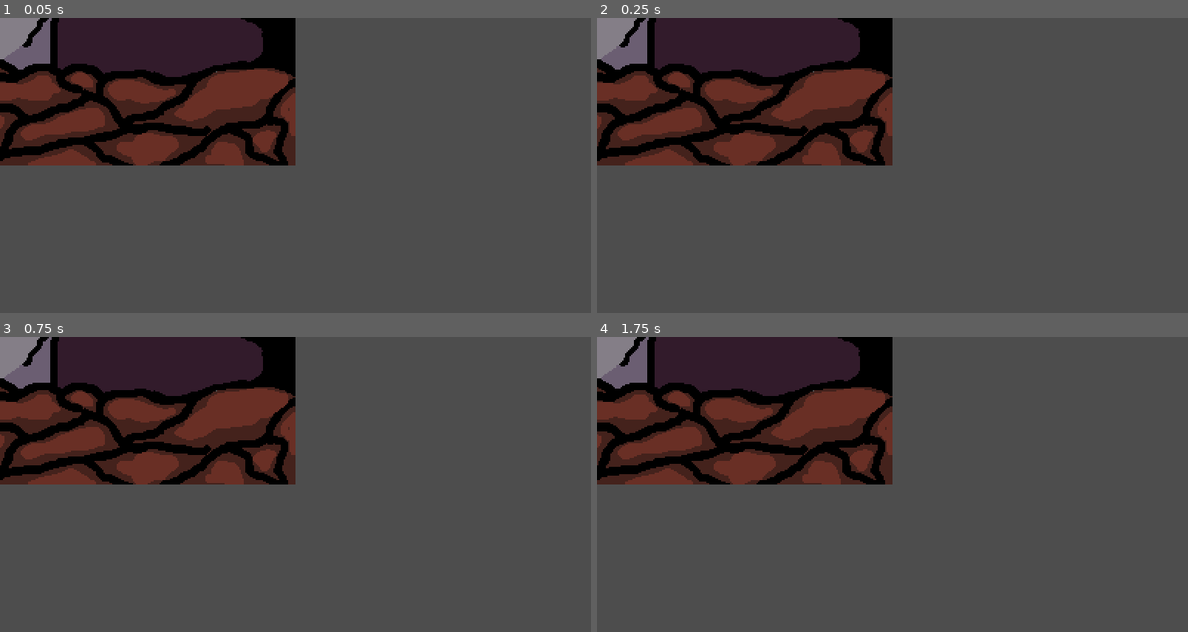
Above: before the commit, frames 1-4 (two rows, left to right).
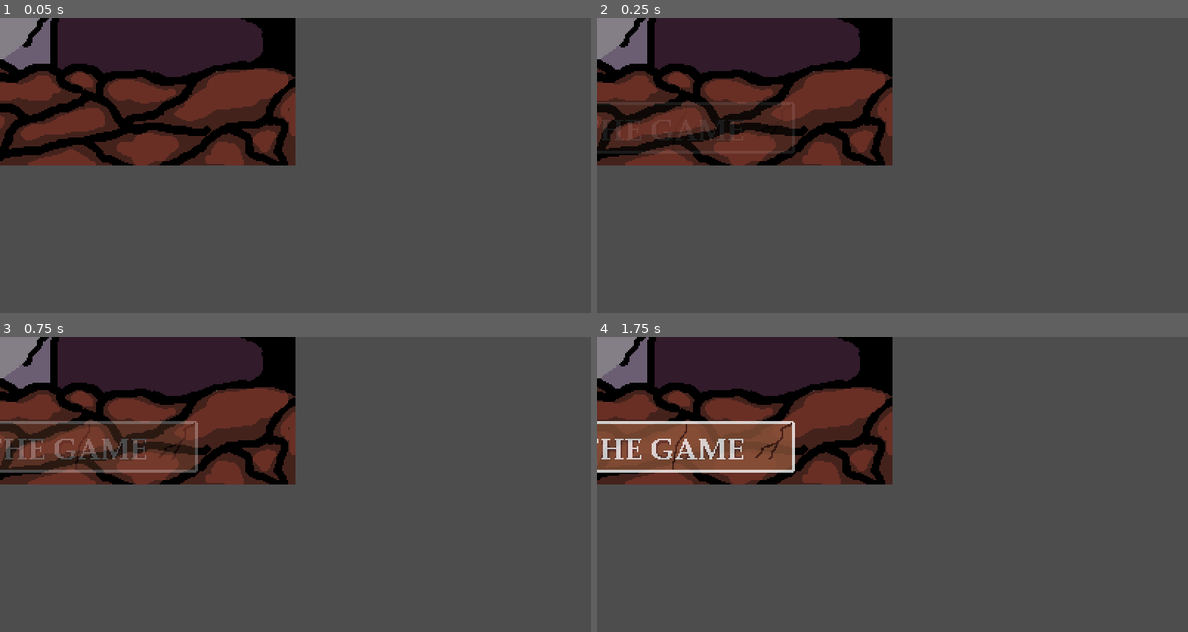
Above: after the commit, the same moments.

Repository: Mohamedyk10/inoxxtag-unclimb
Game: Godot game, scene res://game_over.tscn
The game is run twice, just before and just after one commit, with the same random seed, the same clock (stepped at 60 frames per second) and the same inputs. This scene is started directly instead of the project's main scene.
Inputs:
- Up to frame 1 (0.05 s): no input
- Up to frame 2 (0.25 s): no input
- Up to frame 3 (0.75 s): hold Right (RIGHT) from 0.53 s (still down); hold Shift (HOLD) from 0.53 s (still down)
- Up to frame 4 (1.75 s): keep holding Right (RIGHT); tap Space (JUMP) at 0.77, 1.52 s; release Shift (HOLD) at 1.28 s; tap Shift (HOLD) at 1.35 s

Frame 1 is identical in both runs. In frame 2, 0.5% of the frame differs, in the area x 0-34%, y 28-46%; in frame 3, 2.9%; in frame 4, 5.8%.

Commit message:
add script

Diff:
--- /dev/null
+++ b/inoxtag-unclimb/game_over.gd
@@ -0,0 +1,4 @@
+extends Node2D
+
+func _ready():
+	$AnimatedSprite2D.play("the_game")
--- a/inoxtag-unclimb/game_over.tscn
+++ b/inoxtag-unclimb/game_over.tscn
@@ -1,6 +1,7 @@
-[gd_scene load_steps=13 format=3 uid="uid://bfspfbgj6wqxh"]
+[gd_scene load_steps=14 format=3 uid="uid://bfspfbgj6wqxh"]
 
 [ext_resource type="Texture2D" uid="uid://xl3yc5t8dklj" path="res://art/Backgrounds/you_lost01.png" id="1_dd2jf"]
+[ext_resource type="Script" uid="uid://cxhmy5cc8nlgf" path="res://game_over.gd" id="1_ku74v"]
 [ext_resource type="Texture2D" uid="uid://np5ebnps8wut" path="res://art/Backgrounds/you_lost02.png" id="2_ku74v"]
 [ext_resource type="Texture2D" uid="uid://d2sa7nll554ke" path="res://art/Backgrounds/you_lost03.png" id="3_nm4t2"]
 [ext_resource type="Texture2D" uid="uid://lxh8l1bxfdet" path="res://art/Backgrounds/you_lost04.png" id="4_745m4"]
@@ -54,6 +55,7 @@
 }]
 
 [node name="Game_OVER" type="Node2D"]
+script = ExtResource("1_ku74v")
 
 [node name="AnimatedSprite2D" type="AnimatedSprite2D" parent="."]
 sprite_frames = SubResource("SpriteFrames_3xhsb")
Not shown, added: inoxtag-unclimb/game_over.gd.uid
